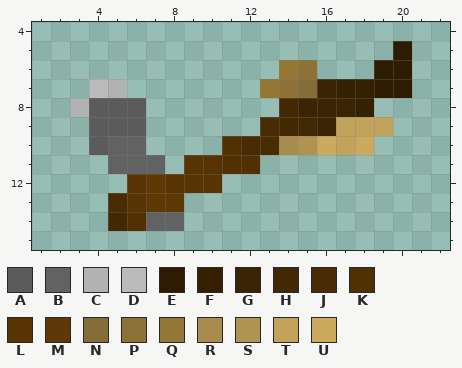
Pixel-art sprite -- code/art/artwork/nft-adventure/stories/nft-text-adventure-art/vector/hand.svg.png. The picture above is the old version.
The file is 256x256 pixels, drawn in blocks of 8x8; one block is one cell here. Colours within 5 levels of each other are drawn and written as one. Shown: x 1..22, y 4..15.
Palette (. is transparent): A #5b5b5b  B #626262  C #b2b2b2  D #bbbbbb  E #2e1c02  F #352002  G #3b2403  H #432903  J #492c04  K #513004  L #583404  M #5e3905  N #846d37  P #8d7237  Q #957735  R #a88c4d  S #b09351  T #c2a35c  U #cbaa60
Pixels before, first column x 3:
 5 .................E
 6 ...........QP...EE
 7 .DC.......QPNGFFEE
 8 CAAA.......HGGGF..
 9 .AAA......JHHGTTT.
10 .ABB....KJJRSUTU..
11 ..BBB.LLKK........
12 ...LMLLL..........
13 ..JLMM............
14 ..HKBB............
The result:
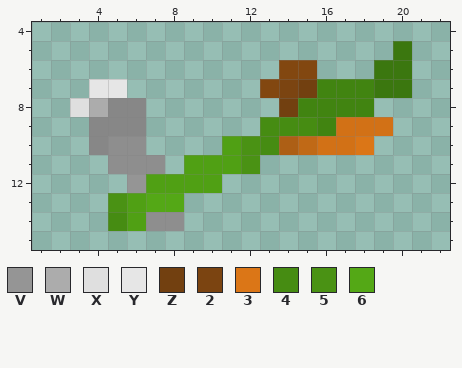
Colours new in this view: V #959595  W #acacac  X #dfdfdf  Y #e6e6e6  Z #724010  2 #7b4411  3 #db7617  4 #468c12  5 #4a9214  6 #54a816
The edit:
Colour A changes from #5b5b5b to #878787.
Colour B changes from #626262 to #8e8e8e.
Colour E changes from #2e1c02 to #3b770f.
Colour G changes from #3b2403 to #418411.
Colour L changes from #583404 to #50a014.
Colour Q changes from #957735 to #824710.
Colour R changes from #a88c4d to #ad5f15.
Colour S changes from #b09351 to #c06916.
Colour T changes from #c2a35c to #d27116.
Colour 2 replaces colour P in row 7 at x 14.
Colour 3 replaces colour U in row 10 at x 18.
Colour 4 replaces colour H in row 9 at x 14 to 15; in row 14 at x 5.
Colour 4 replaces colour J in rows 9 to 10 at x 13.
Colour 5 replaces colour J in row 10 at x 12; in row 13 at x 5.
Colour 5 replaces colour K in row 11 at x 12.
Colour 6 replaces colour M in row 13 at x 7 to 8.
Colour G replaces colour F in row 7 at x 17 to 18; in row 8 at x 18.
Colour L replaces colour K in rows 10 to 11 at x 11; in row 14 at x 6.
Colour L replaces colour M in row 12 at x 7.
Colour Q replaces colour P in row 6 at x 15.
Colour T replaces colour U in row 10 at x 16.
Colour V replaces colour L in row 12 at x 6.
Colour W replaces colour A in row 8 at x 4.
Colour X replaces colour C in row 8 at x 3.
Colour Y replaces colour C in row 7 at x 5.
Colour Y replaces colour D in row 7 at x 4.
Colour Z replaces colour H in row 8 at x 14.
Colour Z replaces colour N in row 7 at x 15.
Where, in picture pixels (left, top, right, bottom), the same in both pictures:
changed: (70, 41, 412, 231)
